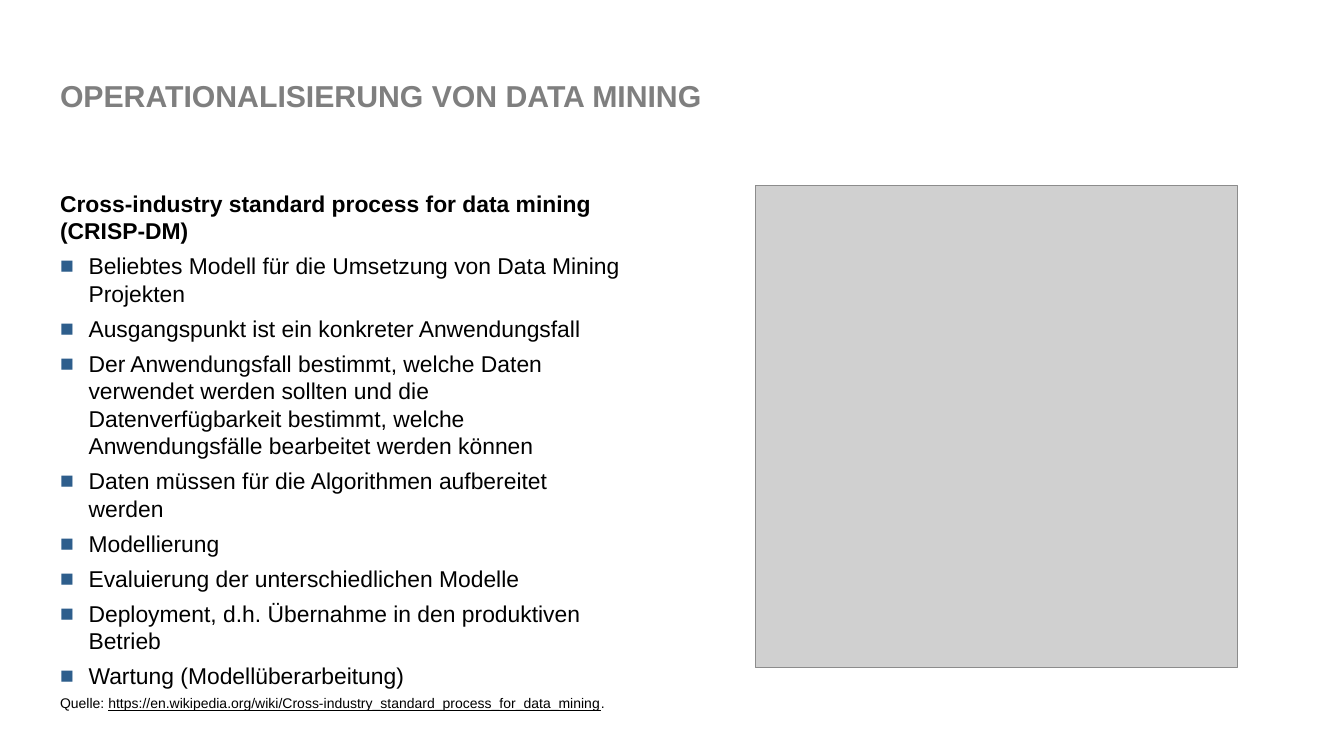
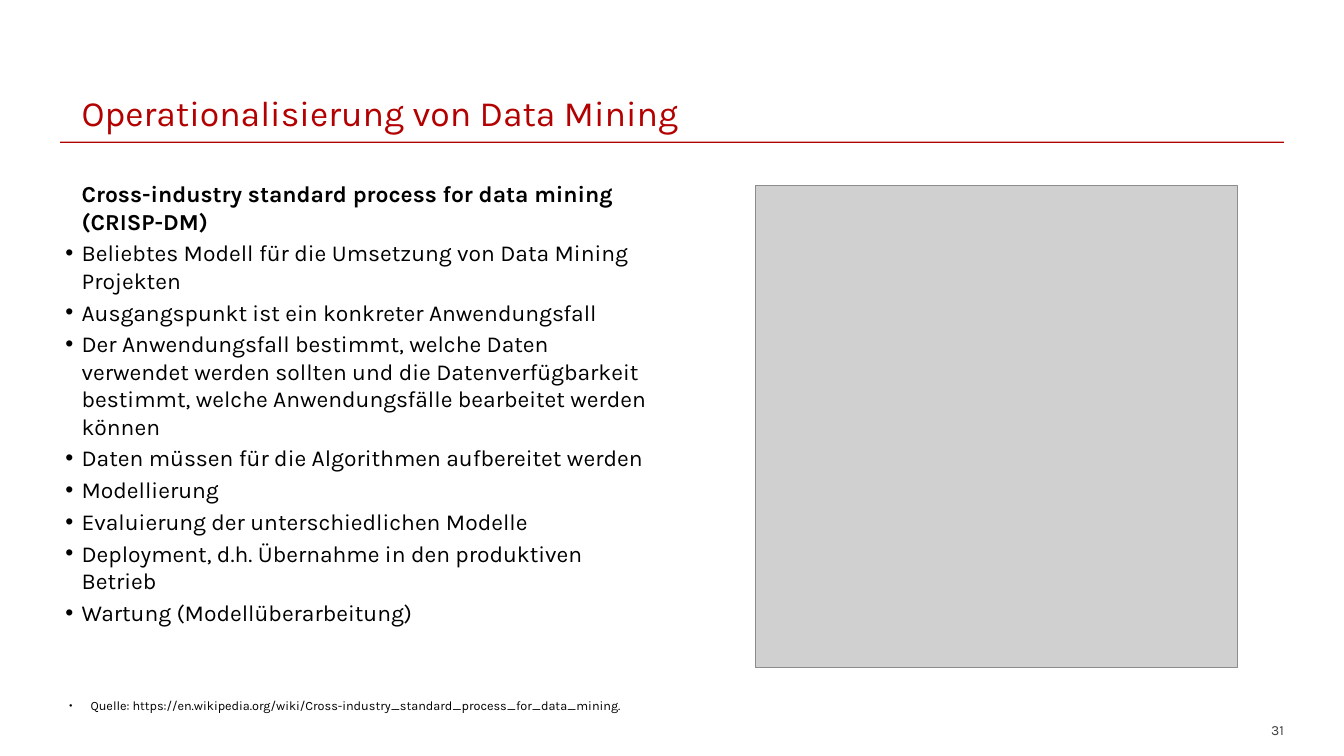
Before and after one commit to franzmohr/intro-data-mining-de, a slide deck: slide 31 of data-mining.odp. Drawn at 1344x756 pixels with LibreOffice and Linux fonts; fonts in the diff are those of the drawing; grey boxes stand for pictures. Boxes give left, top, right and bottom in pixels: in the first picture for what was removed or moved away, otherwise in the second. Text is boxed around its words. In the diff, an @@ line names an element or a change of style, - is before the commit and + after.

```diff
--- a/data-mining.odp
+++ b/data-mining.odp
@@ title "Operationalisierung von Data Mining" at (82,101,678,134): vertical alignment middle to bottom @@
@@ title at (82,101,678,134): text changed; size 23.8 to 28 pt; font Arial to Karla; text colour #7F7F7F to #B30000; bold off @@
-OPERATIONALISIERUNG VON DATA MINING
+Operationalisierung von Data Mining
@@ line added from (60, 143) to (1284, 143), #B30000 0.99 pt @@
@@ text "Cross-industry standard process for data ..." at (82,185,646,627): font Arial to Karla; indent changed; less space between paragraphs; bullet ■ to •; bullet colour #2E5E8C to #000000 @@
@@ text "Quelle: https://en.wikipedia.org/wiki/Cross-industry_standar ...": place and size @@
-text "Quelle: https://en.wikipedia.org/wiki/Cross-industry_standar ..." at (60,698,604,711)
+text "Quelle: https://en.wikipedia.org/wiki/Cross-industry_standar ..." at (91,700,621,713)
@@ text "Quelle: https://en.wikipedia.org/wiki/Cross-industry_standar ..." at (91,700,621,713): size 11 to 10 pt, font Arial to Karla, underline off; bullet none to ●; less space between paragraphs @@
@@ page number added at (1271,726,1284,735), 11 pt, text #404040 @@
+31
```
Also in this commit, not shown: 31 other slides changed.
